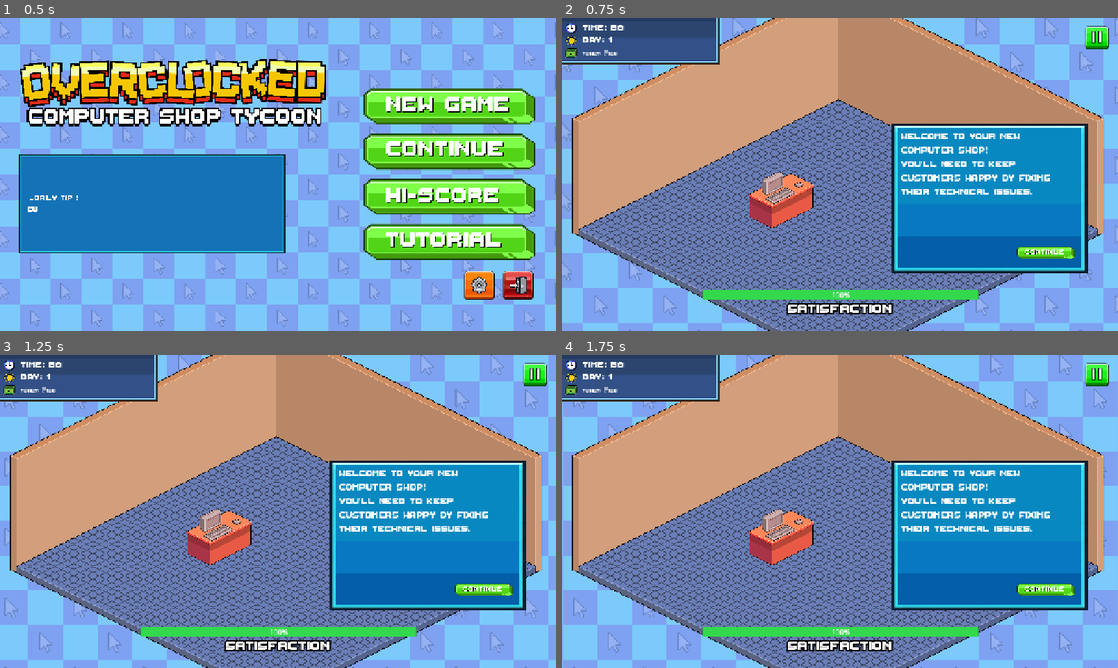
Above: before the commit, frames 1-4 (two rows, left to right).
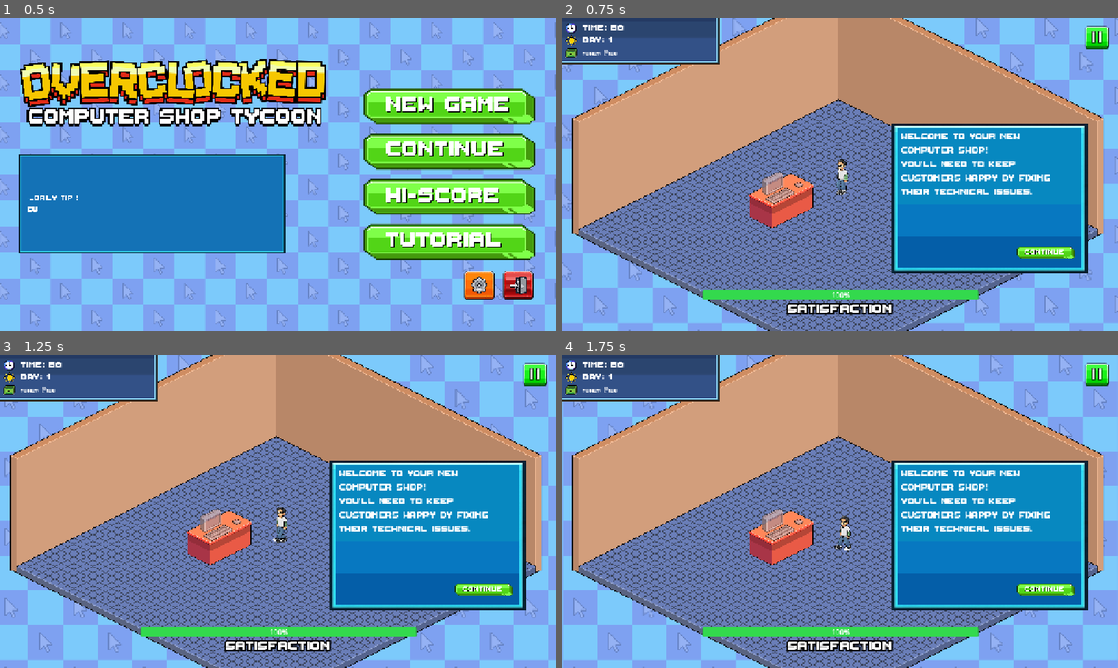
Above: after the commit, the same moments.

Repository: vinnyy-ph/gvd-project-overclocked
Game: Godot game, scene res://ui/main_menu_v2/MainMenuV2.tscn
Same seed, same stepped clock (60 frames per second), same inputs: the game is played once before the commit and once after it. Sound files missing from this copy of the repository are replaced by a short silence.
Inputs (mouse positions are in pixels of both pictures, inside the frame that each line leads up to):
- Up to frame 1 (0.5 s): no input
- Up to frame 2 (0.75 s): click (1012, 243) at 0.5 s
- Up to frame 3 (1.25 s): no input
- Up to frame 4 (1.75 s): click (778, 539) at 1.27 s

Frame 1 is identical in both runs. In frame 2, 0.3% of the frame differs, in the area x 36-52%, y 45-60%; in frame 3, 0.3%; in frame 4, 0.3%, in the area x 36-52%, y 49-63%.

Commit message:
Add customer queue and drag-to-assign tutorial
Introduce queue/drag assignment behavior and tutorial steps for assigning customers to PCs. Key changes:
- Add new tutorial steps (QUEUE_INFO, DRAG_INFO) and adjust flow/messages.
- Replace single customer scene preload with a CustomerWaiting template node used as a duplicable waiting-area template; spawn animation and SFX when customers appear.
- Implement drag/drag-end handlers, queue ordering (_refresh_queue_positions), first-in-line checks and visual "WAIT YOUR TURN" warning.
- Allow dragging customers to assign them to desks (proximity drop logic), show assignment feedback label, play assign SFX, and update desk opacity visuals via _update_desk_visuals.
- Prevent camera drag while a customer is being dragged.
- Update desk/chair mapping and assignment calls to reference actual ChairSlot nodes; persist/restore uses waiting template and updates visuals.
- Scene (.tscn) changes: add AnimatedSprite2D frames and a CustomerWaiting sprite resource and script references.
These changes support a guided tutorial that teaches queue management and drag-to-assign interactions.

Diff:
--- a/core/shop_floor/shop_floor_scrollable_tutorial.gd
+++ b/core/shop_floor/shop_floor_scrollable_tutorial.gd
@@ -35,6 +35,8 @@
 	INTRO,
 	CAMERA_MOVE,
 	CUSTOMER_ARRIVE,
+	QUEUE_INFO,
+	DRAG_INFO,
 	ASSIGN_CUSTOMER,
 	WAIT_FOR_ISSUE,
 	CLICK_ISSUE,
@@ -45,13 +47,13 @@
 var initial_cam_pos: Vector2
 
 @onready var customer_container = $World/Background/CustomerContainer
-@onready var waiting_area = $World/Background/WaitingArea
-@onready var customer_scene = preload("res://assets/sprites/walking_person.tscn")
+@onready var waiting_area = $World/Background/CustomerWaiting
 
 var selected_customer: Customer = null
 signal customer_selected(customer)
-
-# Map slots to their chair placeholder nodes
+var is_customer_dragging: bool = false
+
+# Map slots to their desk visual nodes
 var seat_nodes: Array = []
 var seat_positions: Array = []
 var issue_labels: Array = []
@@ -73,7 +75,7 @@
 
 	var unlocked_slots = 1 # Force only one for the tutorial
 
-	# Explicit mapping
+	# Explicit mapping for tutorial desk setup
 	var slot_to_desks = { 0: [1, 2] }
 	var slot_to_chair_names = { 0: "ChairSlot0" }
 
@@ -92,17 +94,20 @@
 			if desk_node:
 				desk_node.visible = is_unlocked
 				if is_unlocked:
+					seat_nodes[slot_idx] = desk_node # Reference for opacity/animations
 					_setup_desk_click(desk_node, slot_idx)
 
-		# Chair visuals
+		# Position for arrival
 		var chair_name = slot_to_chair_names.get(slot_idx, "")
 		var chair_node = get_node_or_null("World/Background/" + chair_name) if chair_name != "" else null
 		if chair_node:
 			chair_node.visible = false
-			seat_nodes[slot_idx] = chair_node
+			# Store the chair itself as the target node for assignment visuals
+			# But we'll use its position for the customer snap
 			seat_positions[slot_idx] = chair_node.global_position + (chair_node.size / 2.0)
 
 		_setup_issue_label(slot_idx)
+		_update_desk_visuals(slot_idx)
 
 	# Setup Issue Buttons
 	for i in range(issue_buttons.size()):
@@ -116,6 +121,11 @@
 		else:
 			base_positions.append(Vector2.ZERO)
 
+	# --- HIDE TEMPLATE ---
+	if waiting_area:
+		waiting_area.visible = false
+		waiting_area.process_mode = PROCESS_MODE_DISABLED
+
 	_restore_customers()
 	update_hud()
 
@@ -131,6 +141,14 @@
 		resume_minigame_sequence()
 	else:
 		start_tutorial()
+
+func _update_desk_visuals(slot_idx: int):
+	var desk = seat_nodes[slot_idx]
+	if not desk: return
+
+	var is_occupied = GameManager.occupied_slots[slot_idx]
+	# Aesthetic rule: 1.0 if busy, 0.8 if free
+	desk.modulate.a = 1.0 if is_occupied else 0.8
 
 func resume_minigame_sequence():
 	tutorial_ui.show()
@@ -156,15 +174,23 @@
 
 func _restore_customers():
 	for data in GameManager.persisted_customers:
-		var customer = customer_scene.instantiate()
+		var customer = waiting_area.duplicate()
 		customer_container.add_child(customer)
+		customer.process_mode = PROCESS_MODE_INHERIT
+		customer.visible = true
+
 		customer.customer_selected.connect(_on_customer_selected)
+		customer.drag_started.connect(_on_customer_drag_started)
+		customer.drag_ended.connect(_on_customer_drag_ended)
+
 		if data["state"] == Customer.State.WAITING:
 			customer.global_position = data["pos"]
 		elif data["state"] == Customer.State.USING_PC:
 			var idx = data["pc_index"]
 			if idx < seat_positions.size():
-				customer.assign_to_pc(idx, seat_positions[idx], seat_nodes[idx], data)
+				var chair = get_node_or_null("World/Background/ChairSlot" + str(idx))
+				customer.assign_to_pc(idx, seat_positions[idx], chair, data)
+				_update_desk_visuals(idx)
 	GameManager.persisted_customers.clear()
 
 func _save_customers_state():
@@ -182,20 +208,24 @@
 	desk.add_child(btn)
 	btn.pressed.connect(_on_desk_clicked.bind(slot_idx))
 
-func _on_desk_clicked(slot_idx: int):
-	if selected_customer != null:
+func _on_desk_clicked(slot_idx: int, customer: Customer = null):
+	var target_customer = customer if customer else selected_customer
+	if target_customer != null:
 		if slot_idx < GameManager.occupied_slots.size() and not GameManager.occupied_slots[slot_idx]:
 			var target_pos = seat_positions[slot_idx]
-			if target_pos == null and issue_buttons[slot_idx]:
-				target_pos = issue_buttons[slot_idx].global_position
-
-			var chair = seat_nodes[slot_idx]
-			selected_customer.assign_to_pc(slot_idx, target_pos, chair)
-			_deselect_customer()
+			var chair = get_node_or_null("World/Background/ChairSlot" + str(slot_idx))
+
+			target_customer.assign_to_pc(slot_idx, target_pos, chair)
+			_show_station_assigned_feedback(slot_idx)
+			AudioManager.play_sfx("assign")
+			_update_desk_visuals(slot_idx)
+
+			if target_customer == selected_customer:
+				_deselect_customer()
 
 			if current_tutorial_step == TutorialStep.ASSIGN_CUSTOMER:
 				current_tutorial_step = TutorialStep.WAIT_FOR_ISSUE
-				tutorial_label.text = "Great! The customer is now using the PC and generating money.\nLet's wait for them to have a problem."
+				tutorial_label.text = "Success! The customer is now generating money every 2 seconds.\nNotice the PC is now fully opaque. Let's wait for a technical issue..."
 				tutorial_next_btn.show()
 		else:
 			_show_station_occupied_feedback(slot_idx)
@@ -217,6 +247,25 @@
 	tween.parallel().tween_property(label, "modulate:a", 0.0, 0.8).set_delay(0.2)
 	tween.finished.connect(label.queue_free)
 
+func _show_station_assigned_feedback(slot_idx: int):
+	var label = Label.new()
+	label.text = "STATION ASSIGNED!"
+	label.horizontal_alignment = HORIZONTAL_ALIGNMENT_CENTER
+	var font = load("res://assets/fonts/ThaleahFat.ttf")
+	label.add_theme_font_override("font", font)
+	label.add_theme_font_size_override("font_size", 40)
+	label.add_theme_color_override("font_color", Color(0.3, 1.0, 0.3))
+	label.add_theme_color_override("font_outline_color", Color.BLACK)
+	label.add_theme_constant_override("outline_size", 10)
+
+	$World/Background.add_child(label)
+	label.global_position = seat_positions[slot_idx] + Vector2(-150, -120)
+
+	var tween = create_tween()
+	tween.tween_property(label, "position:y", label.position.y - 60, 0.8).set_trans(Tween.TRANS_SINE).set_ease(Tween.EASE_OUT)
+	tween.parallel().tween_property(label, "modulate:a", 0.0, 0.8).set_delay(0.2)
+	tween.finished.connect(label.queue_free)
+
 func _on_customer_selected(customer: Customer):
 	if selected_customer == customer:
 		_deselect_customer()
@@ -225,12 +274,38 @@
 		selected_customer = customer
 		selected_customer.set_selection(true)
 		if current_tutorial_step == TutorialStep.ASSIGN_CUSTOMER:
-			tutorial_label.text = "The customer is selected! Now tap an empty desk to assign them."
+			tutorial_label.text = "Customer selected! Now drag them to the PC slot."
 
 func _deselect_customer():
 	if selected_customer:
 		selected_customer.set_selection(false)
 		selected_customer = null
+
+func _on_customer_drag_started(_customer: Customer):
+	is_customer_dragging = true
+
+func _on_customer_drag_ended(customer: Customer, _global_pos: Vector2):
+	is_customer_dragging = false
+	var best_dist = 180.0
+	var best_slot = -1
+	var drop_point = customer.global_position
+
+	# Only slot 0 is unlocked in tutorial
+	for i in range(1):
+		var desk = seat_nodes[i]
+		if not desk: continue
+		if GameManager.occupied_slots[i]: continue
+
+		var dist = drop_point.distance_to(desk.global_position)
+		if dist < best_dist:
+			best_dist = dist
+			best_slot = i
+
+	if best_slot != -1:
+		_on_desk_clicked(best_slot, customer)
+		_refresh_queue_positions()
+	else:
+		customer.return_to_waiting_position()
 
 # --- TUTORIAL LOGIC ---
 
@@ -254,8 +329,12 @@
 		tutorial_next_btn.hide()
 	elif current_tutorial_step == TutorialStep.CUSTOMER_ARRIVE:
 		spawn_customer()
-		current_tutorial_step = TutorialStep.ASSIGN_CUSTOMER
-		tutorial_label.text = "A customer has arrived! Tap the customer to select them."
+		current_tutorial_step = TutorialStep.QUEUE_INFO
+		tutorial_label.text = "A customer has arrived! Notice they wait at the front of the line.\nYou must manage the queue in order—only the first person in line can be dragged!"
+		tutorial_next_btn.show()
+	elif current_tutorial_step == TutorialStep.QUEUE_INFO:
+		current_tutorial_step = TutorialStep.DRAG_INFO
+		tutorial_label.text = "Drag the customer to the PC slot. While they use the computer, they'll generate P1 every 2 seconds automatically!"
 		tutorial_next_btn.hide()
 	elif current_tutorial_step == TutorialStep.WAIT_FOR_ISSUE:
 		tutorial_box.hide()
@@ -289,10 +368,69 @@
 	tutorial_label.text = "OH NO! THE CUSTOMER HAS A " + issue_name.to_upper() + "!\nTap the red alert icon above them to start the repair."
 
 func spawn_customer():
-	var customer = customer_scene.instantiate()
+	var waiting_count = 0
+	for child in customer_container.get_children():
+		if child is Customer and child.current_state == Customer.State.WAITING:
+			waiting_count += 1
+
+	var customer = waiting_area.duplicate()
 	customer_container.add_child(customer)
-	customer.global_position = waiting_area.global_position
+	customer_container.move_child(customer, 0)
+
+	customer.process_mode = PROCESS_MODE_INHERIT
+	customer.visible = true
+
 	customer.customer_selected.connect(_on_customer_selected)
+	customer.drag_started.connect(_on_customer_drag_started)
+	customer.drag_ended.connect(_on_customer_drag_ended)
+
+	if waiting_area:
+		customer.global_position = waiting_area.global_position + Vector2(waiting_count * -70, waiting_count * -50)
+		AudioManager.play_sfx("spawn")
+		var final_scale = customer.scale
+		customer.scale = Vector2.ZERO
+		var tween = create_tween()
+		tween.tween_property(customer, "scale", final_scale, 0.5).set_trans(Tween.TRANS_BACK).set_ease(Tween.EASE_OUT)
+
+func _refresh_queue_positions():
+	var waiting_customers = []
+	for child in customer_container.get_children():
+		if child is Customer and child.current_state == Customer.State.WAITING:
+			waiting_customers.append(child)
+	waiting_customers.reverse()
+	for i in range(waiting_customers.size()):
+		var c = waiting_customers[i]
+		var target_pos = waiting_area.global_position + Vector2(i * -70, i * -50)
+		if c.global_position != target_pos:
+			var tween = create_tween()
+			tween.tween_property(c, "global_position", target_pos, 0.4).set_trans(Tween.TRANS_SINE).set_ease(Tween.EASE_OUT)
+
+func is_first_in_line(customer: Customer) -> bool:
+	var waiting_customers = []
+	for child in customer_container.get_children():
+		if child is Customer and child.current_state == Customer.State.WAITING:
+			waiting_customers.append(child)
+	if waiting_customers.size() > 0:
+		return waiting_customers[waiting_customers.size() - 1] == customer
+	return false
+
+func show_queue_warning(pos: Vector2):
+	var label = Label.new()
+	label.text = "WAIT YOUR TURN!"
+	label.horizontal_alignment = HORIZONTAL_ALIGNMENT_CENTER
+	var font = load("res://assets/fonts/ThaleahFat.ttf")
+	label.add_theme_font_override("font", font)
+	label.add_theme_font_size_override("font_size", 35)
+	label.add_theme_color_override("font_color", Color(1, 0.8, 0.2))
+	label.add_theme_color_override("font_outline_color", Color.BLACK)
+	label.add_theme_constant_override("outline_size", 8)
+	label.custom_minimum_size = Vector2(400, 0)
+	$World/Background.add_child(label)
+	label.global_position = pos + Vector2(-200, -180)
+	var tween = create_tween()
+	tween.tween_property(label, "position:y", label.position.y - 40, 0.6).set_trans(Tween.TRANS_SINE).set_ease(Tween.EASE_OUT)
+	tween.parallel().tween_property(label, "modulate:a", 0.0, 0.6).set_delay(0.2)
+	tween.finished.connect(label.queue_free)
 
 func _on_issue_clicked(pc_index: int):
 	var issue_path = GameManager.active_issues[pc_index]
@@ -360,6 +498,8 @@
 	handle_drag_and_zoom(event)
 
 func handle_drag_and_zoom(event):
+	if is_customer_dragging: return
+
 	if event is InputEventScreenTouch or (event is InputEventMouseButton and event.button_index == MOUSE_BUTTON_LEFT):
 		dragging = event.pressed
 		if dragging: last_drag_position = event.position
--- a/core/shop_floor/shop_floor_scrollable_tutorial.tscn
+++ b/core/shop_floor/shop_floor_scrollable_tutorial.tscn
@@ -6,13 +6,63 @@
 [ext_resource type="Texture2D" uid="uid://ducobkdcx22em" path="res://assets/images/default_desk.png" id="4_aosc0"]
 [ext_resource type="Texture2D" uid="uid://c62rwn62yk8gr" path="res://assets/images/default_pc_front.png" id="5_c2hs7"]
 [ext_resource type="Texture2D" uid="uid://gjcbhw4gcrqt" path="res://assets/images/issue.png" id="7_6s41h"]
+[ext_resource type="Texture2D" uid="uid://cqlx8thi523as" path="res://assets/sprites/walking_person.png" id="8_a5a7q"]
 [ext_resource type="FontFile" uid="uid://ysv7bka211fd" path="res://assets/fonts/ThaleahFat.ttf" id="8_xpdn8"]
 [ext_resource type="Texture2D" uid="uid://d0ax5bxdt15np" path="res://assets/images/Group 20.png" id="9_6j3qw"]
+[ext_resource type="Script" uid="uid://c157mbb0pqg2x" path="res://core/shop_floor/animated_sprite_2d.gd" id="9_7leac"]
+[ext_resource type="Texture2D" uid="uid://cw07bd74n6wfj" path="res://assets/images/shop_floor/waitingcustomer.png" id="10_j1p5v"]
 [ext_resource type="Texture2D" uid="uid://dhfcdmvxc2y6q" path="res://assets/images/statsicon.png" id="10_nskys"]
 [ext_resource type="Texture2D" uid="uid://d4be7unxpmdlh" path="res://assets/images/pausepanel.png" id="11_lb4gu"]
+[ext_resource type="Script" uid="uid://dxcwquqxg4aq4" path="res://core/shop_floor/customer.gd" id="11_uniu6"]
 [ext_resource type="Texture2D" uid="uid://cqjnxbqwb1xsn" path="res://assets/images/continue.png" id="12_bdcp2"]
 [ext_resource type="Texture2D" uid="uid://brf7ju6xse0gb" path="res://assets/images/exit.png" id="13_s65hm"]
 [ext_resource type="Texture2D" uid="uid://cu83syh5ymjmw" path="res://assets/images/shop_floor/person_placeholder_back.png" id="14_sitting_back"]
+
+[sub_resource type="AtlasTexture" id="AtlasTexture_at4k0"]
+atlas = ExtResource("8_a5a7q")
+region = Rect2(0, 0, 114, 191)
+
+[sub_resource type="AtlasTexture" id="AtlasTexture_8oxpo"]
+atlas = ExtResource("8_a5a7q")
+region = Rect2(114, 0, 114, 191)
+
+[sub_resource type="AtlasTexture" id="AtlasTexture_al1kq"]
+atlas = ExtResource("8_a5a7q")
+region = Rect2(228, 0, 114, 191)
+
+[sub_resource type="AtlasTexture" id="AtlasTexture_hsslq"]
+atlas = ExtResource("8_a5a7q")
+region = Rect2(342, 0, 114, 191)
+
+[sub_resource type="AtlasTexture" id="AtlasTexture_jkvva"]
+atlas = ExtResource("8_a5a7q")
+region = Rect2(456, 0, 114, 191)
+
+[sub_resource type="SpriteFrames" id="SpriteFrames_f7hrx"]
+animations = [{
+"frames": [{
+"duration": 1.0,
+"texture": SubResource("AtlasTexture_at4k0")
+}, {
+"duration": 1.0,
+"texture": SubResource("AtlasTexture_8oxpo")
+}, {
+"duration": 1.0,
+"texture": SubResource("AtlasTexture_al1kq")
+}, {
+"duration": 1.0,
+"texture": SubResource("AtlasTexture_hsslq")
+}, {
+"duration": 1.0,
+"texture": SubResource("AtlasTexture_jkvva")
+}, {
+"duration": 1.0,
+"texture": SubResource("AtlasTexture_jkvva")
+}],
+"loop": true,
+"name": &"default",
+"speed": 10.0
+}]
 
 [sub_resource type="StyleBoxEmpty" id="StyleBoxEmpty_ghd6s"]
 
@@ -81,6 +131,17 @@
 
 [node name="ExitPoint" type="Marker2D" parent="World/Background" unique_id=152733795]
 position = Vector2(800, 400)
+
+[node name="OwnerWalkiing" type="AnimatedSprite2D" parent="World/Background" unique_id=2005719403]
+sprite_frames = SubResource("SpriteFrames_f7hrx")
+autoplay = "default"
+script = ExtResource("9_7leac")
+
+[node name="CustomerWaiting" type="Sprite2D" parent="World/Background" unique_id=927695421]
+z_index = 37
+position = Vector2(200, 300)
+texture = ExtResource("10_j1p5v")
+script = ExtResource("11_uniu6")
 
 [node name="MainCamera" type="Camera2D" parent="." unique_id=743193101]
 position = Vector2(640, 724)
